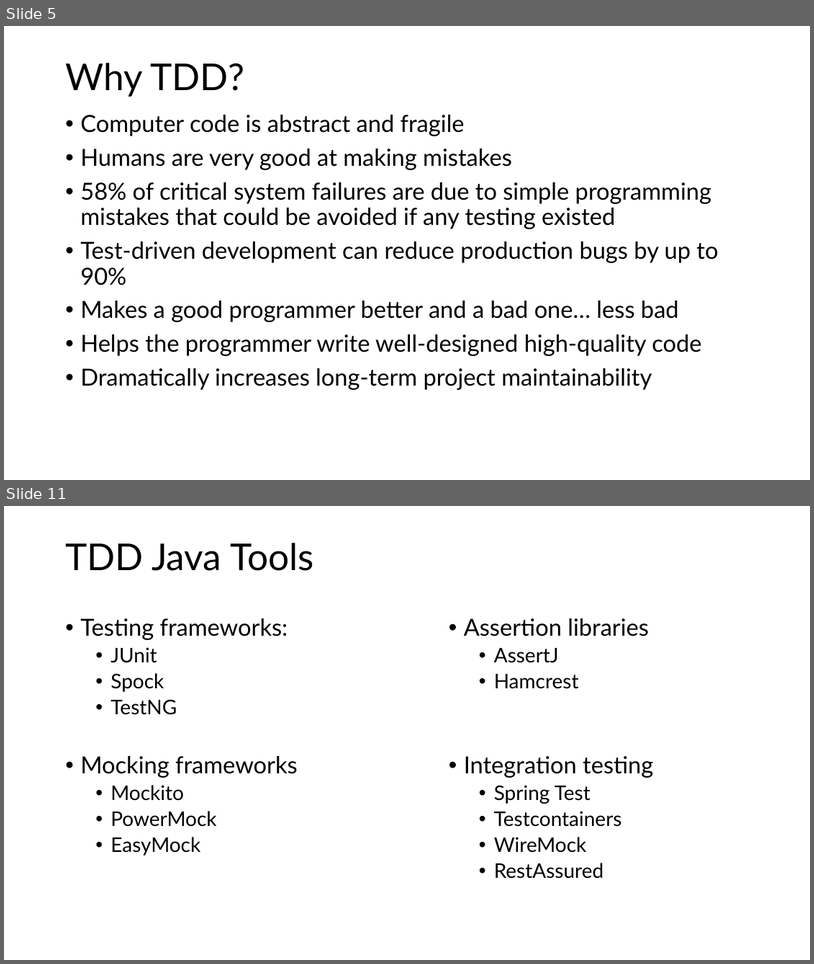
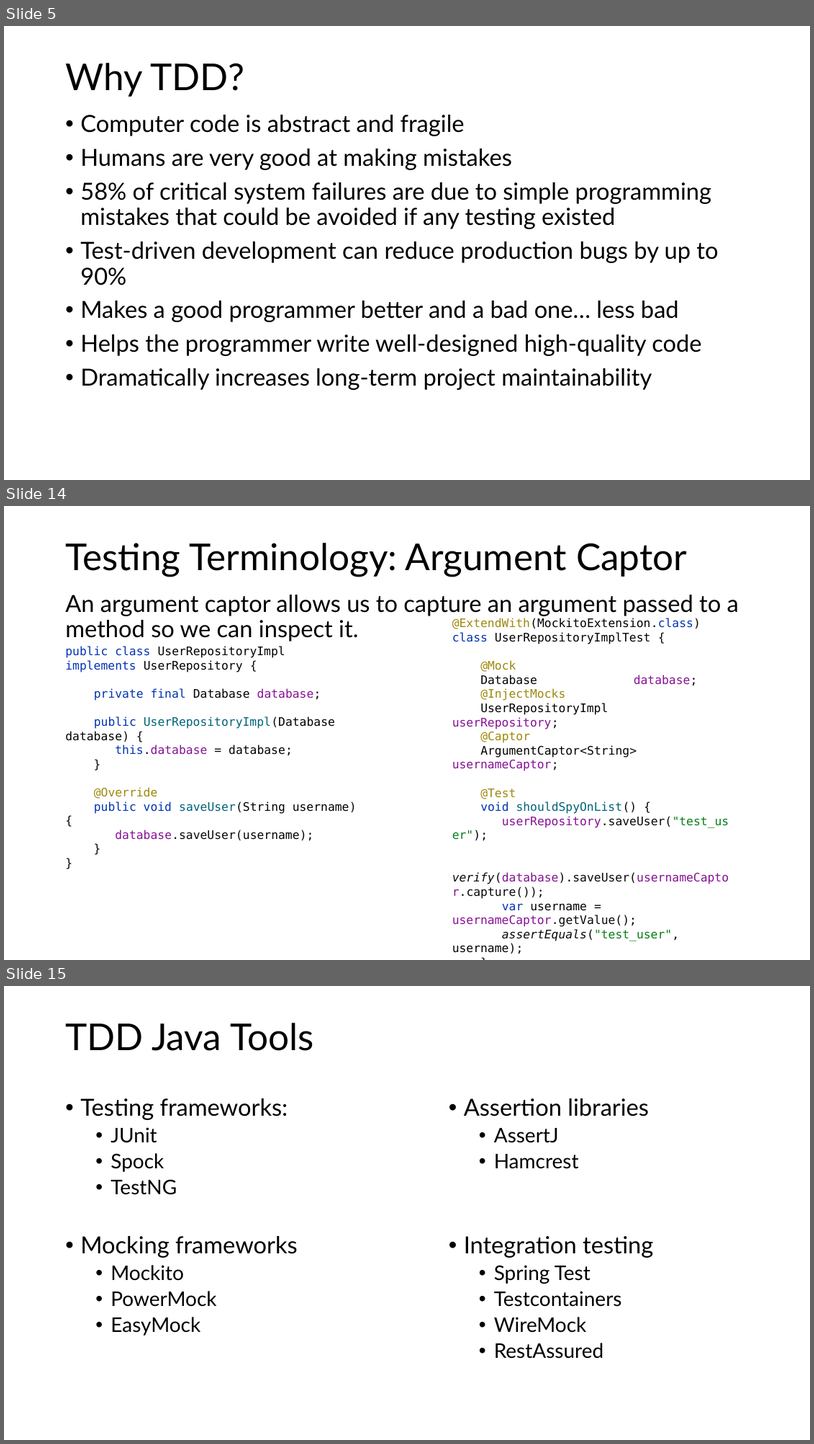
Before and after one commit to G2HJei/tdd-birthday-emails, a slide deck: Test-Driven Development.pptx. Shown one above the other, each under a label of ours: slides 5 and 11 before the commit, slides 5, 14 and 15 after it; the slides between them are not shown. The pictures are 814x964 and 814x1444 pixels, drawn with LibreOffice and Linux fonts; fonts in the diff are those of the drawing. Boxes give left, top, right and bottom in pixels: in the first picture for what was removed or moved away, otherwise in the second. Text is boxed around its words. In the diff, an @@ line names an element or a change of style, - is before the commit and + after.

```diff
--- a/Test-Driven Development.pptx
+++ b/Test-Driven Development.pptx
@@ slide 14 added at <box>4,506,810,960</box>, background #FFFFFF @@
@@ text added at <box>65,543,687,577</box>, 44 pt, text #000000 @@
+Testing Terminology: Argument Captor
@@ text added at <box>65,595,739,641</box>, 28 pt, text #000000 @@
+An argument captor allows us to capture an argument passed to a method so we can inspect it.
@@ text added at <box>453,618,729,954</box>, 14 pt, text #000000 @@
+@ExtendWith(MockitoExtension.class)
+class UserRepositoryImplTest {
+@Mock
+Database database;
+@InjectMocks
+UserRepositoryImpl userRepository;
+@Captor
+ArgumentCaptor<String> usernameCaptor;
+@Test
+void shouldSpyOnList() {
+userRepository.saveUser("test_user");
+verify(database).saveUser(usernameCaptor.capture());
+var username = usernameCaptor.getValue();
+assertEquals("test_user", username);
+}
+}
@@ text added at <box>65,646,357,841</box>, 14 pt, text #000000 @@
+public class UserRepositoryImpl implements UserRepository {
+private final Database database;
+public UserRepositoryImpl(Database database) {
+this.database = database;
+}
+@Override
+public void saveUser(String username) {
+database.saveUser(username);
+}
+}
@@ what was slide 11 is now slide 15 @@
```
Also in this commit, not shown: 7 slides changed, 4 other slides added, 1 slide removed, 1 other file.
